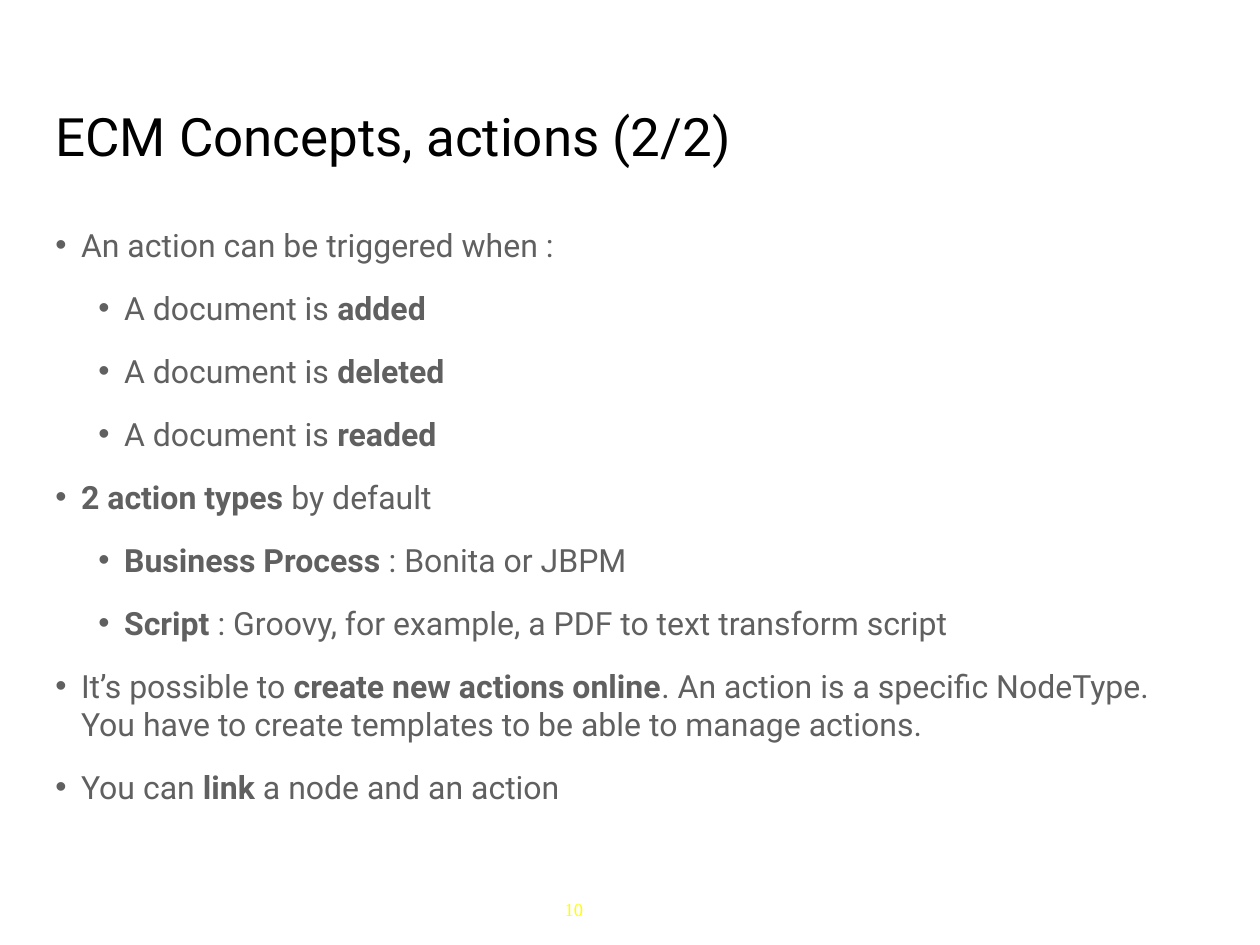
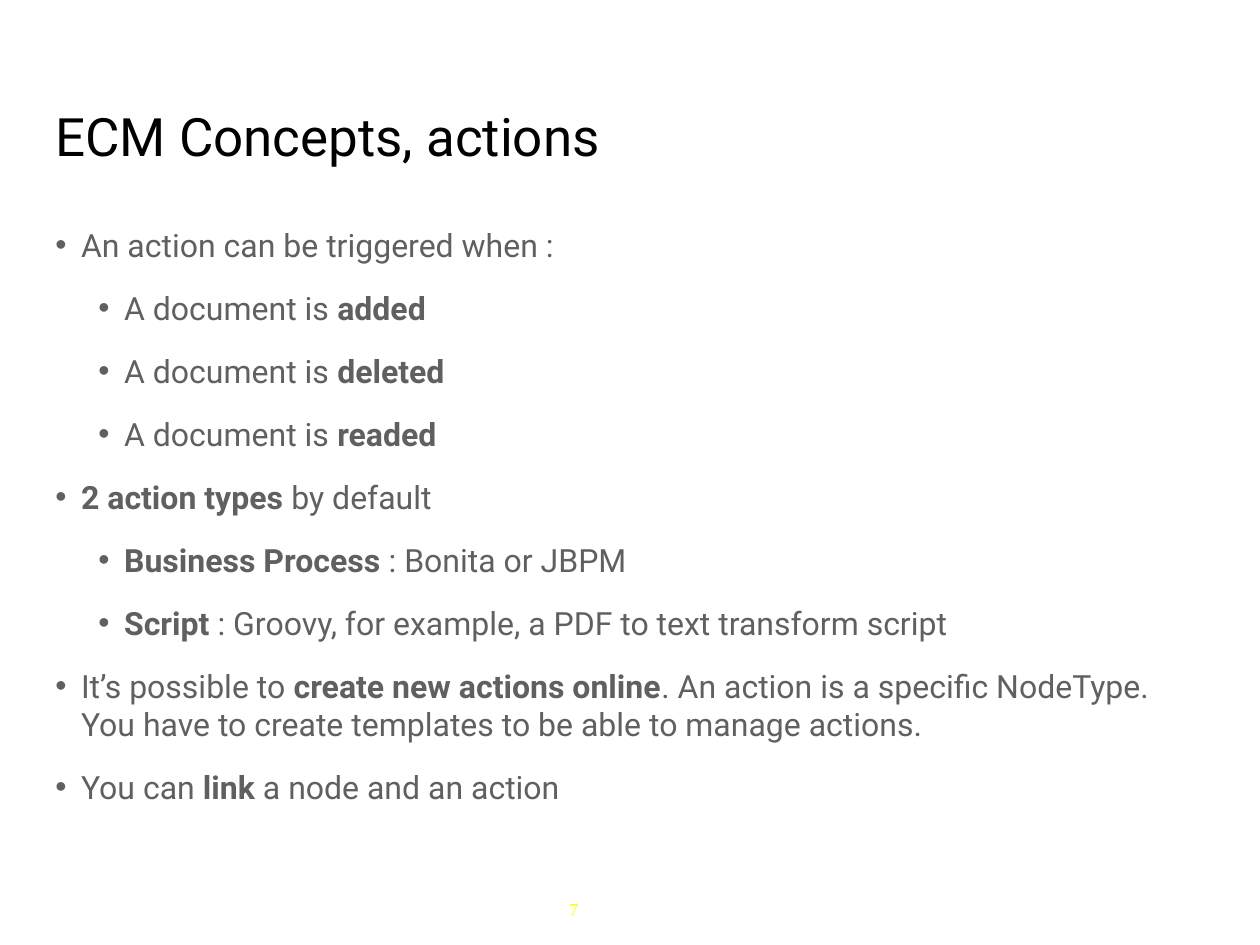
Before and after one commit to anhvurz90/training, a slide deck: slide 7 of slides/exo-fundamentals/en/060 ECM-Intro-XFund-en.ppt (slide 10 before the commit). Drawn at 1260x945 pixels with LibreOffice and Linux fonts; fonts in the diff are those of the drawing; background and template pictures are left out. Boxes give left, top, right and bottom in pixels: in the first picture for what was removed or moved away, otherwise in the second. Text is boxed around its words. In the diff, an @@ line names an element or a change of style, - is before the commit and + after.

```diff
--- a/slides/exo-fundamentals/en/060 ECM-Intro-XFund-en.ppt
+++ b/slides/exo-fundamentals/en/060 ECM-Intro-XFund-en.ppt
@@ title at [55,118,599,167]: text changed @@
-ECM Concepts, actions (2/2)
+ECM Concepts, actions
@@ page number at [569,904,578,916]: text changed @@
-10
+7
```
Also in this commit, not shown: 6 other slides changed, 43 slides added, 8 slides removed, 1 other file.
